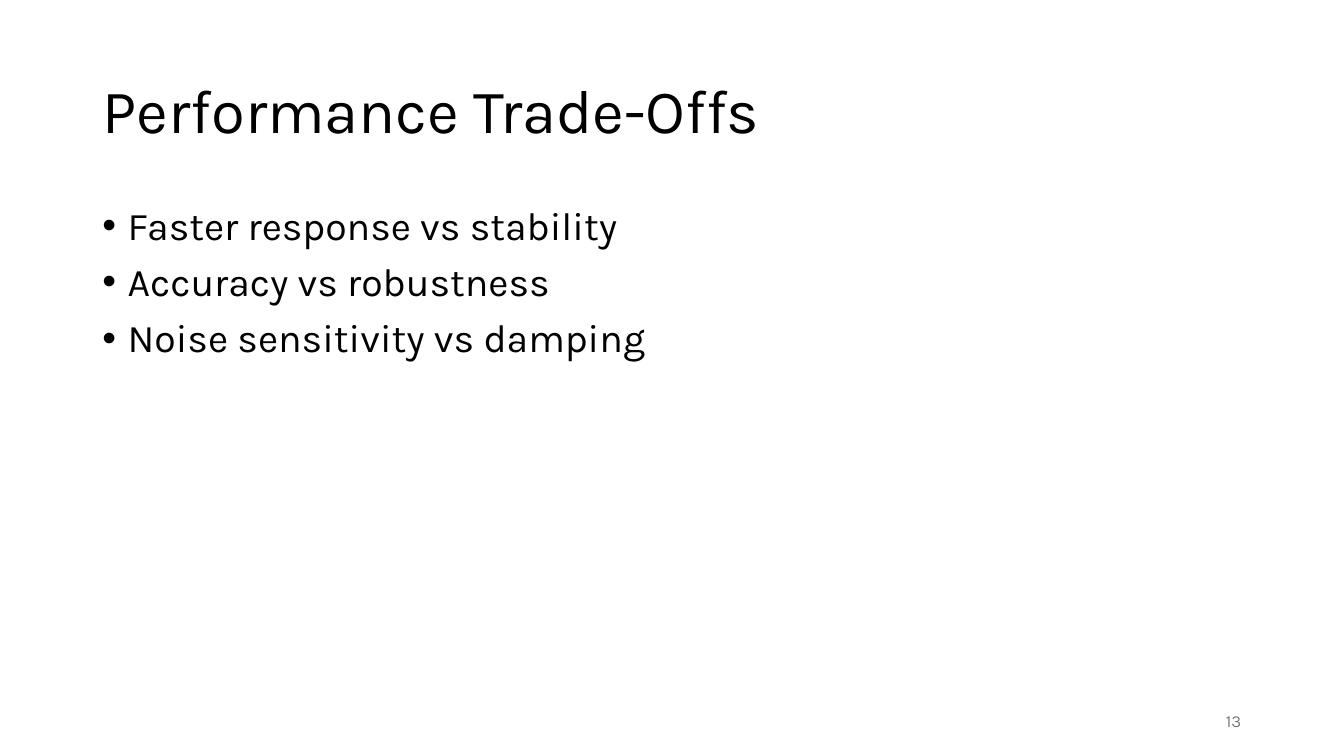
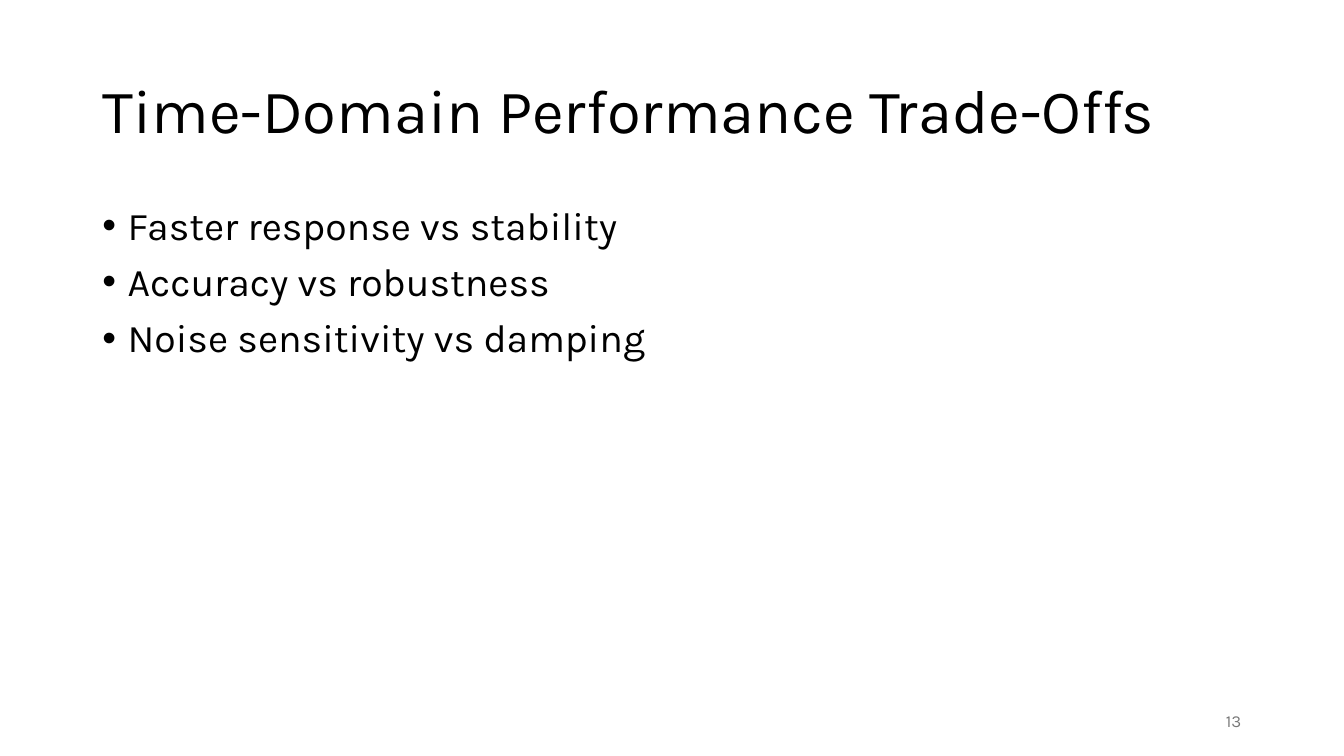
Before and after one commit to FelixWick/control_engineering, a slide deck: slide 13 of slides/2_continuous_controllers.pptx. Drawn at 1344x756 pixels with LibreOffice and Linux fonts; fonts in the diff are those of the drawing. Boxes give left, top, right and bottom in pixels: in the first picture for what was removed or moved away, otherwise in the second. Text is boxed around its words. In the diff, an @@ line names an element or a change of style, - is before the commit and + after.

Commit message:
time-domain control

```diff
--- a/slides/2_continuous_controllers.pptx
+++ b/slides/2_continuous_controllers.pptx
@@ title at [102, 90, 1155, 134]: text changed @@
-Performance Trade-Offs
+Time-Domain Performance Trade-Offs
```
Also in this commit, not shown: 6 other slides changed, 4 slides added, 2 slides removed, 3 other files.
